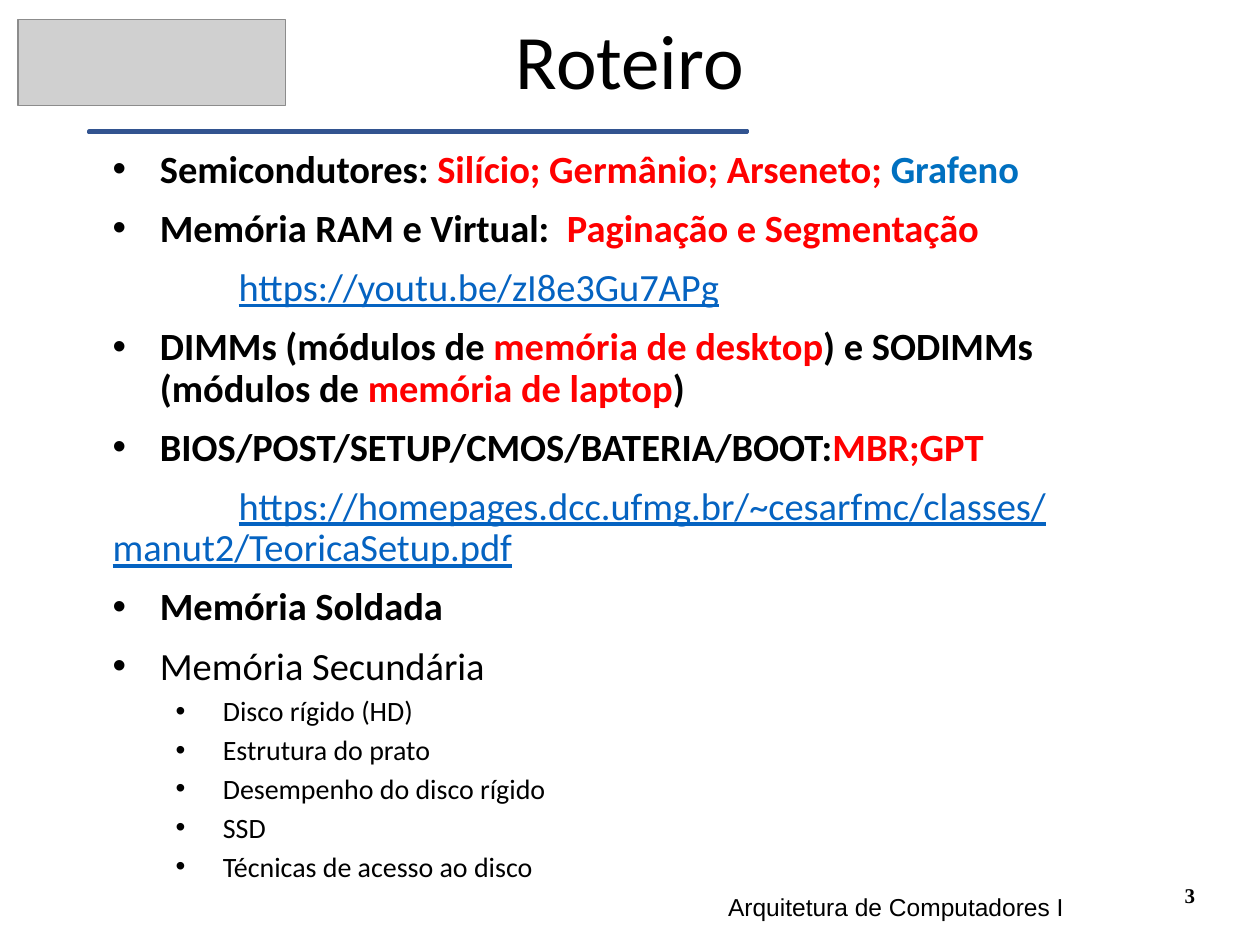
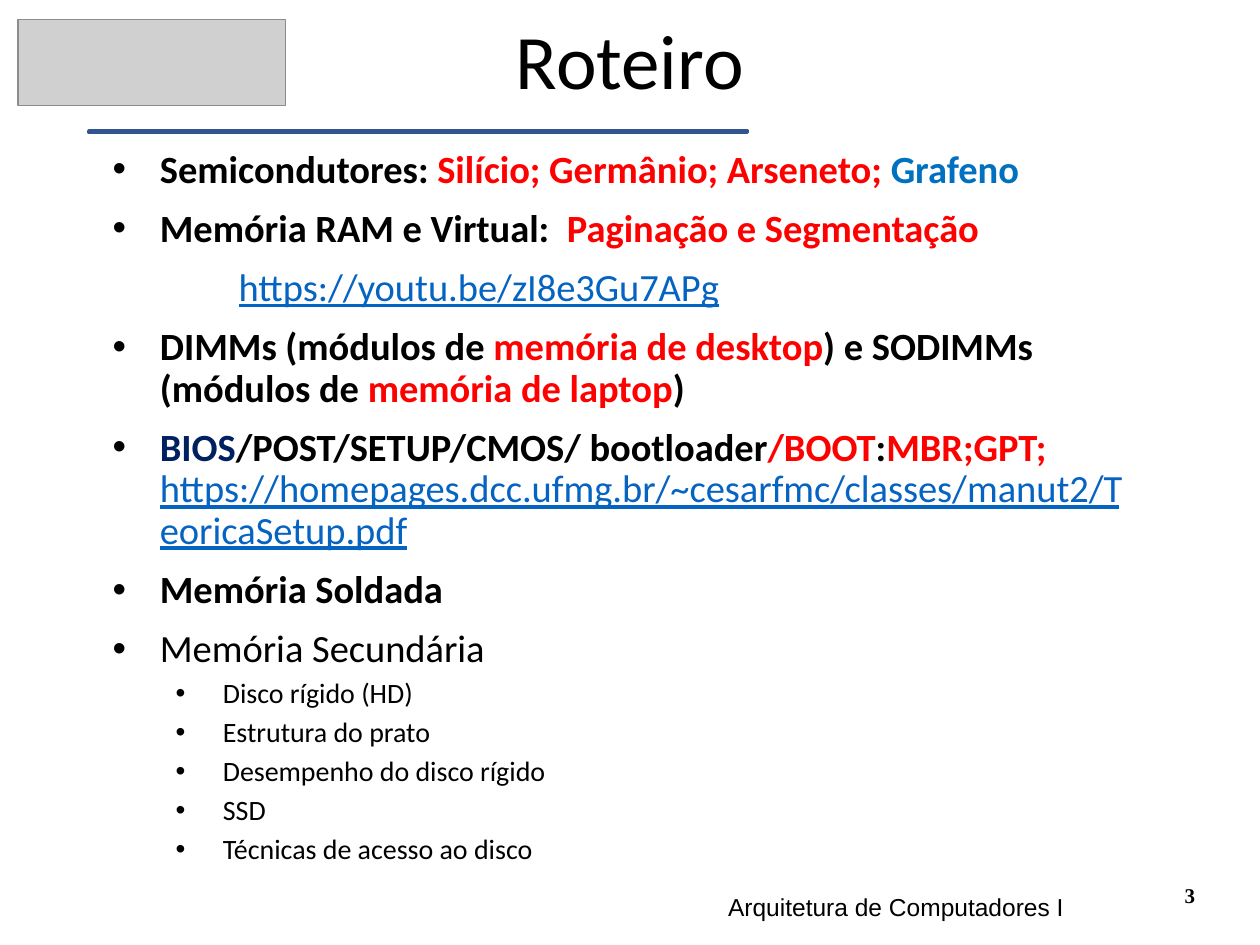
Before and after one commit to CloudEducationBrazil/WydenArquiteturaComputadores, a slide deck: slide 3 of 01 Classes/Aula4 - Arquitetura - Memória Secundária.pptx. Drawn at 1260x945 pixels with LibreOffice and Linux fonts; fonts in the diff are those of the drawing; grey boxes stand for pictures. Boxes give left, top, right and bottom in pixels: in the first picture for what was removed or moved away, otherwise in the second. Text is boxed around its words. In the diff, an @@ line names an element or a change of style, - is before the commit and + after.

```diff
--- a/01 Classes/Aula4 - Arquitetura - Memória Secundária.pptx
+++ b/01 Classes/Aula4 - Arquitetura - Memória Secundária.pptx
@@ text at [160,434,1123,551]: text changed @@
-• BIOS/POST/SETUP/CMOS/BATERIA/BOOT:MBR;GPT
-https://homepages.dcc.ufmg.br/~cesarfmc/classes/manut2/TeoricaSetup.pdf
+• BIOS/POST/SETUP/CMOS/ bootloader/BOOT:MBR;GPT; https://homepages.dcc.ufmg.br/~cesarfmc/classes/manut2/TeoricaSetup.pdf
```
Also in this commit, not shown: 2 other files.
